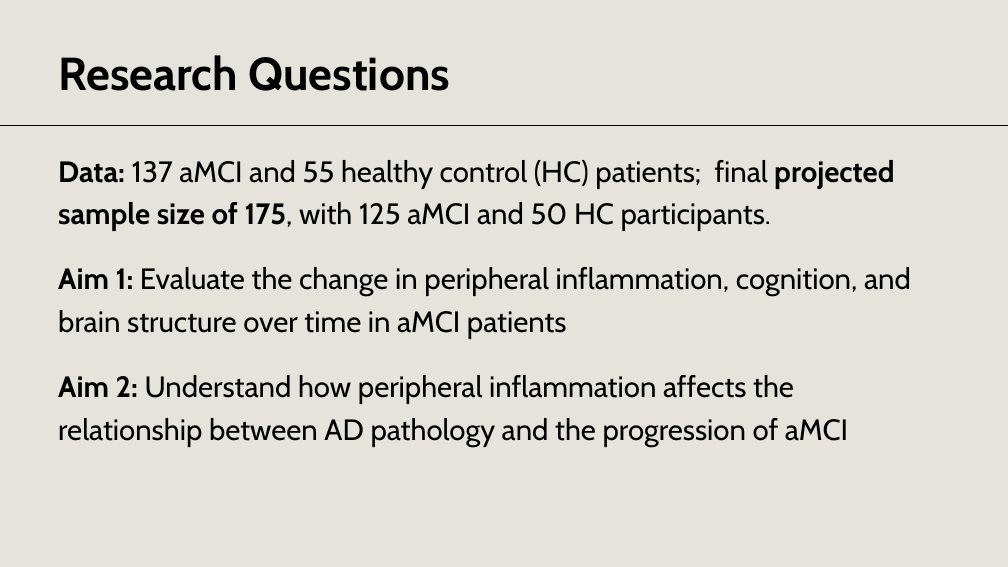
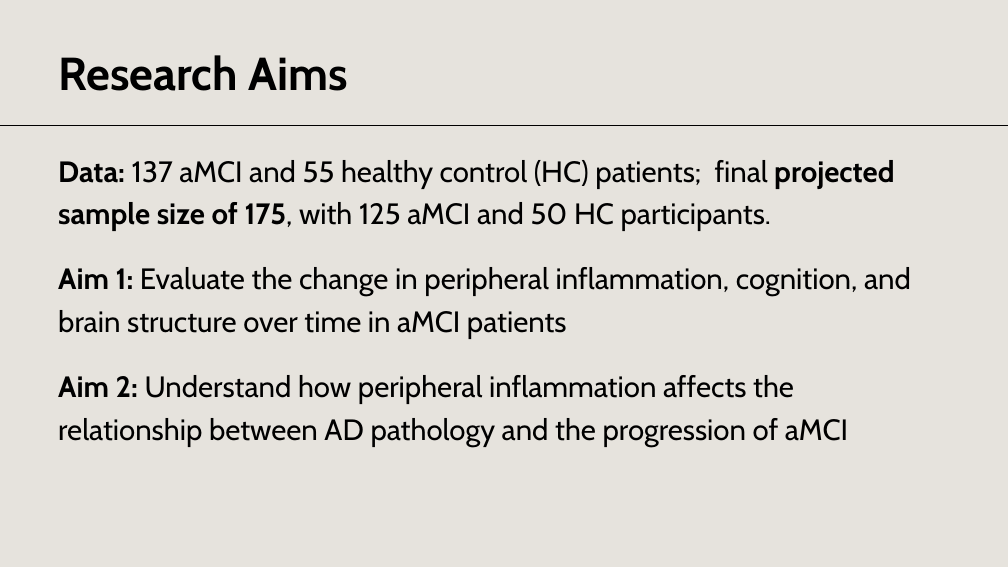
Before and after one commit to MarshallRoll/Advanced_Methods_Roll, a slide deck: slide 1 of Project 2/Reports/Roll Project 2 Presentation.pptx. Drawn at 1008x567 pixels with LibreOffice and Linux fonts; fonts in the diff are those of the drawing. Boxes give left, top, right and bottom in pixels: in the first picture for what was removed or moved away, otherwise in the second. Text is boxed around its words. In the diff, an @@ line names an element or a change of style, - is before the commit and + after.

```diff
--- a/Project 2/Reports/Roll Project 2 Presentation.pptx
+++ b/Project 2/Reports/Roll Project 2 Presentation.pptx
@@ title at [58, 55, 348, 91]: text changed @@
-Research Questions
+Research Aims
```
Also in this commit, not shown: 3 other files.
